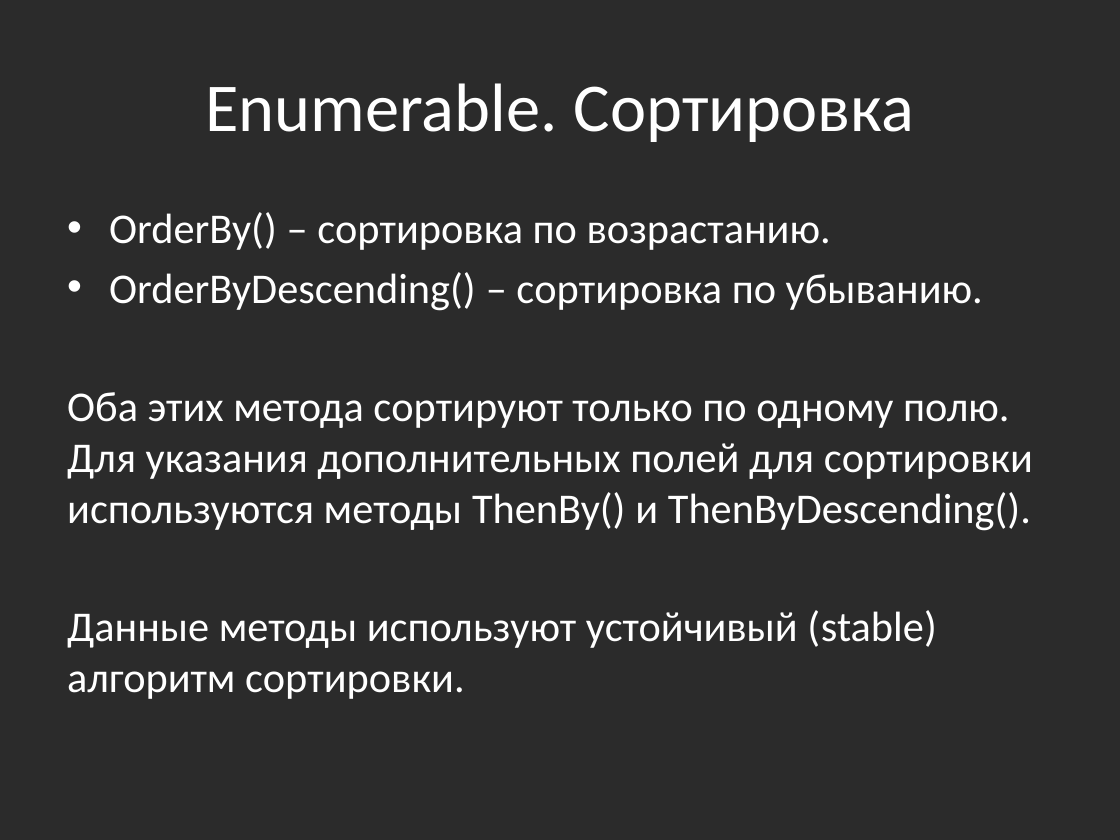
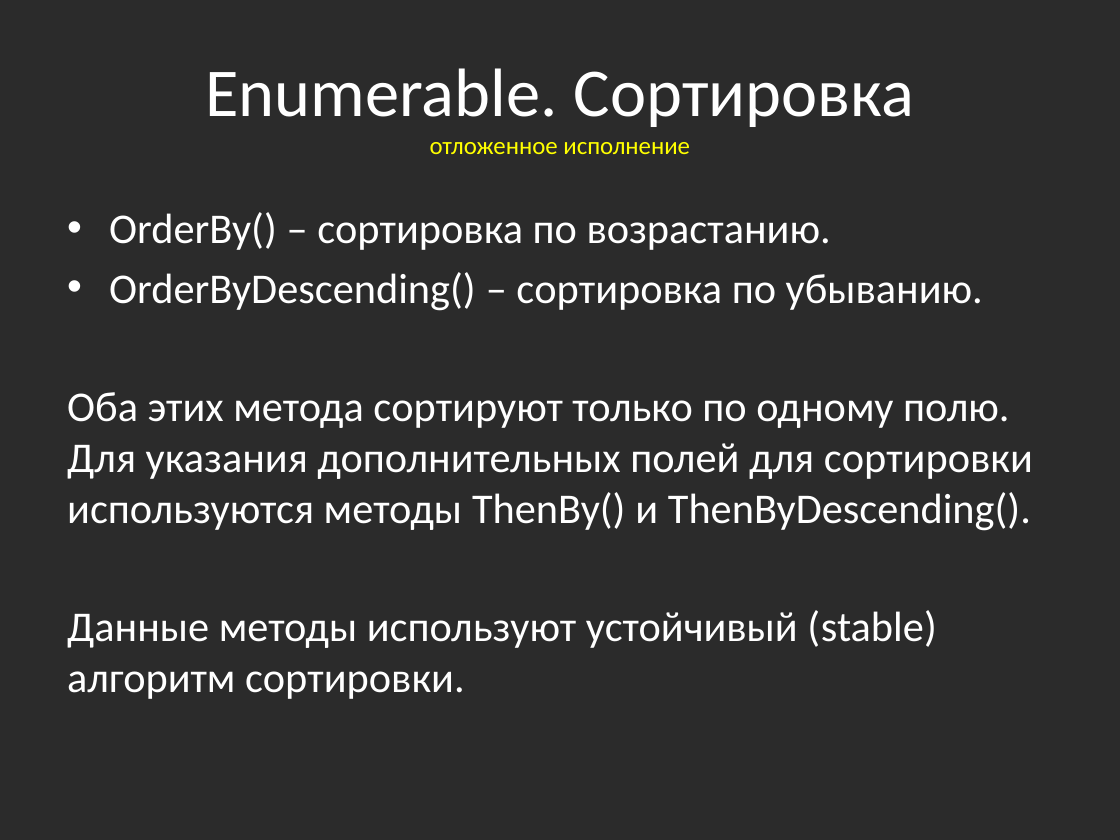
Before and after one commit to bazile/Training, a slide deck: slide 39 of Presentation/lesson-11-linq.pptx (slide 35 before the commit). Drawn at 1120x840 pixels with LibreOffice and Linux fonts; fonts in the diff are those of the drawing; background and template pictures are left out; a plain dark background stands for a picture behind light text. Boxes give left, top, right and bottom in pixels: in the first picture for what was removed or moved away, otherwise in the second. Text is boxed around its words. In the diff, an @@ line names an element or a change of style, - is before the commit and + after.

```diff
--- a/Presentation/lesson-11-linq.pptx
+++ b/Presentation/lesson-11-linq.pptx
@@ title at bbox=[206, 68, 914, 154]: text changed @@
-Enumerable. Сортировка
+Enumerable. Сортировка
+отложенное исполнение
```
Also in this commit, not shown: 8 other slides changed, 2 slides added, 10 other files.
